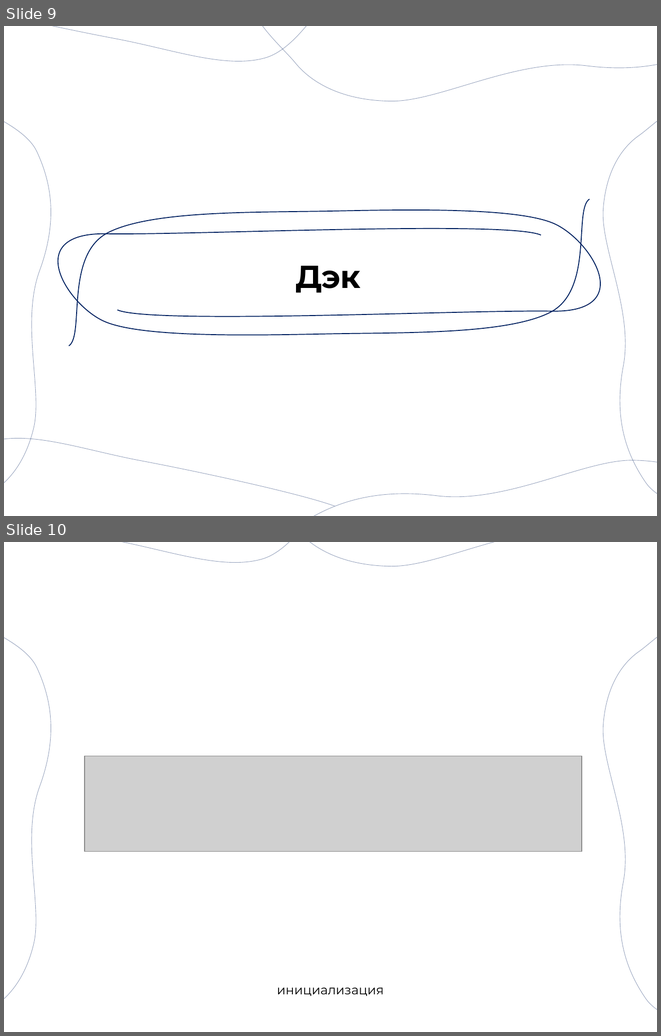
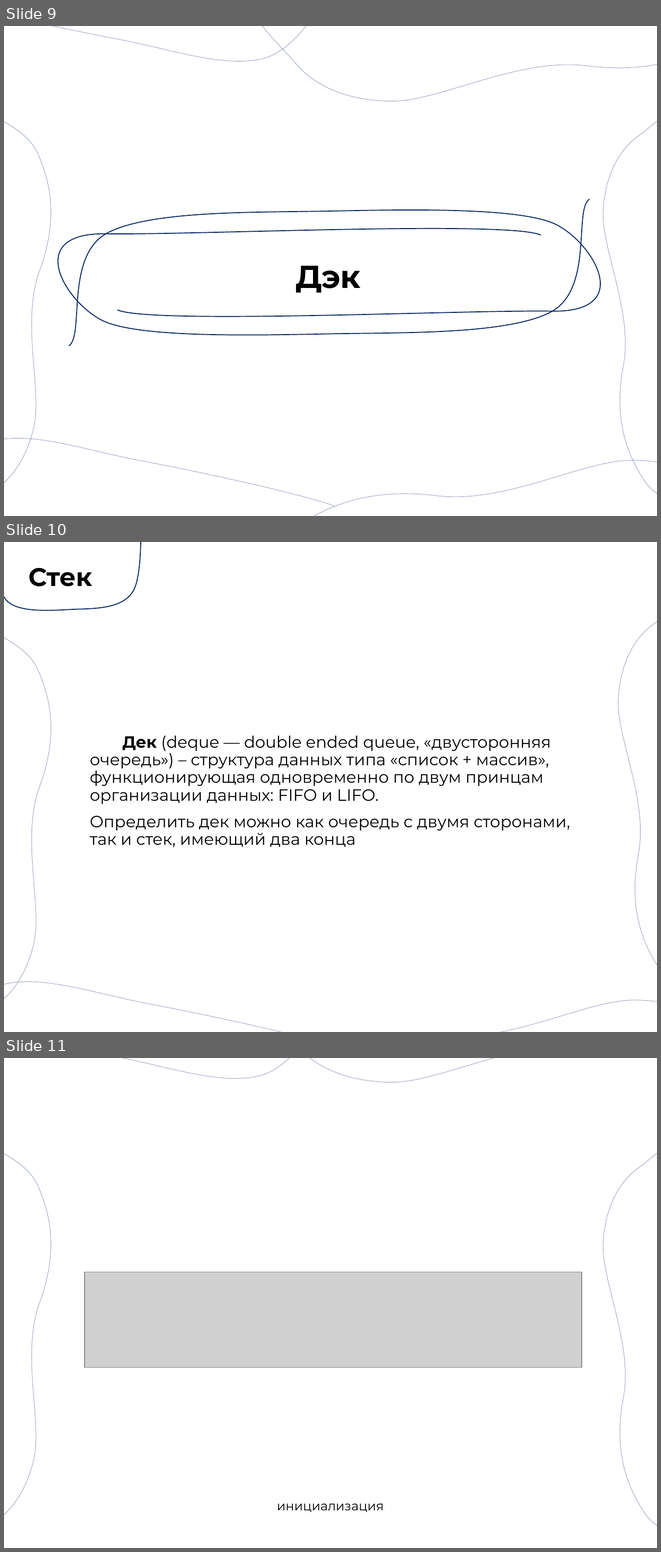
Before and after one commit to Danykrane/EU_code_c, a slide deck: 23 less/Теория/23 урок.pptx. Shown one above the other, each under a label of ours: slides 9 and 10 before the commit, slides 9, 10 and 11 after it. The pictures are 661x1036 and 661x1552 pixels, drawn with LibreOffice and Linux fonts; fonts in the diff are those of the drawing; grey boxes stand for pictures. Boxes give left, top, right and bottom in pixels: in the first picture for what was removed or moved away, otherwise in the second. Text is boxed around its words. In the diff, an @@ line names an element or a change of style, - is before the commit and + after.

```diff
--- a/23 less/Теория/23 урок.pptx
+++ b/23 less/Теория/23 урок.pptx
@@ slide 10 added at (4, 542, 657, 1032), background #FFFFFF @@
@@ freeform shape added at (4, 542, 143, 610), outline #002060 1 pt @@
@@ title added at (28, 568, 92, 587), 28 pt, text #000000, bold @@
+Стек
@@ freeform shape added at (618, 591, 657, 1016), outline #002060 0.5 pt @@
@@ freeform shape added at (4, 608, 86, 1032), outline #002060 0.5 pt @@
@@ text added at (90, 735, 570, 847), 18 pt, text #000000 @@
+Дек (deque — double ended queue, «двусторонняя очередь») – структура данных типа «список + массив», функционирующая одновременно по двум принцам организации данных: FIFO и LIFO.
+Определить дек можно как очередь с двумя сторонами, так и стек, имеющий два конца
@@ freeform shape added at (4, 926, 345, 1032), outline #002060 0.5 pt @@
@@ freeform shape added at (233, 992, 657, 1032), outline #002060 0.5 pt @@
@@ what was slide 10 is now slide 11 @@
```
Also in this commit, not shown: 11 other files.
